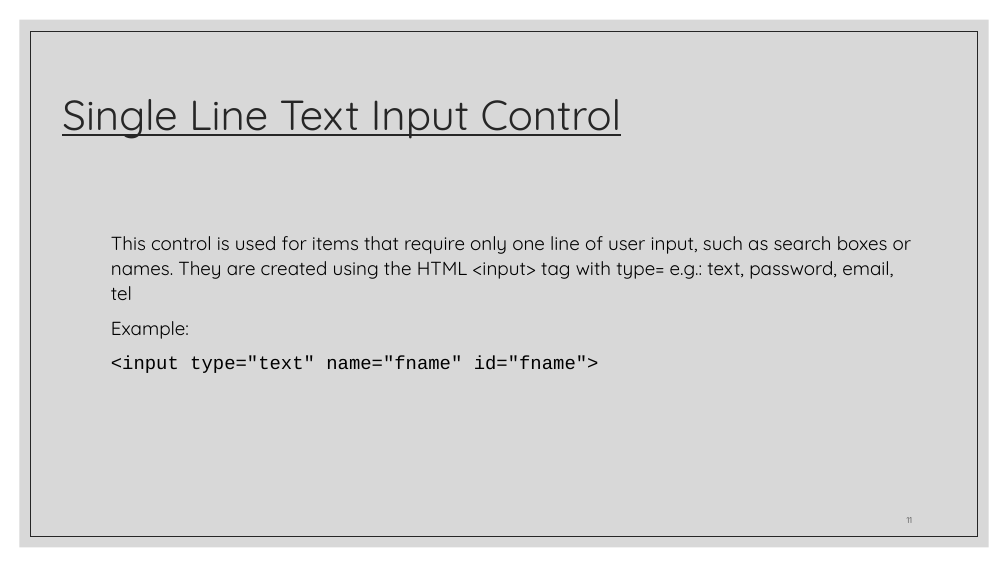
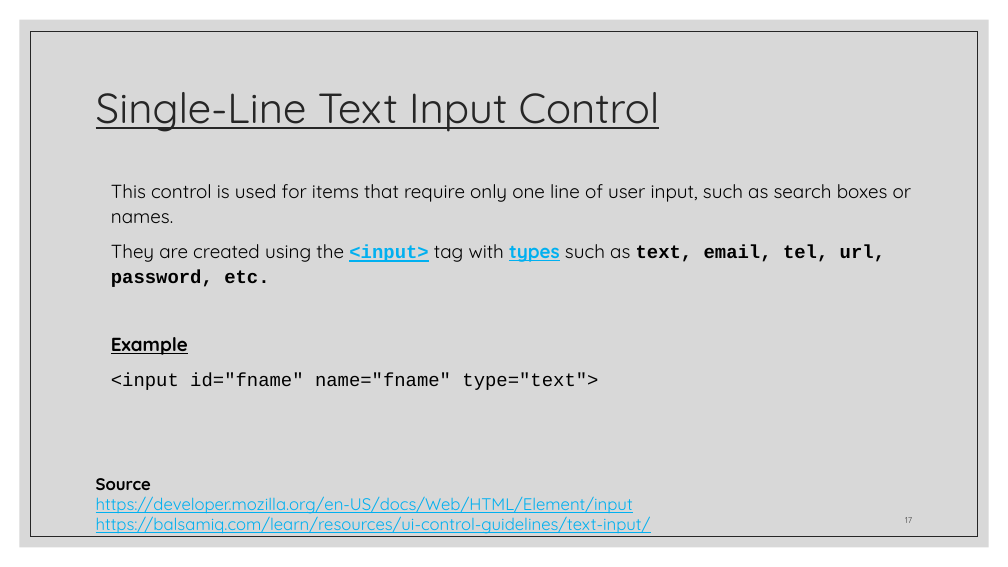
Before and after one commit to zackstotts/base-node-curriculum, a slide deck: slide 17 of unit_00/html_review/02 HTML Forms.pptx (slide 11 before the commit). Drawn at 1008x567 pixels with LibreOffice and Linux fonts; fonts in the diff are those of the drawing. Boxes give left, top, right and bottom in pixels: in the first picture for what was removed or moved away, otherwise in the second. Text is boxed around its words. In the diff, an @@ line names an element or a change of style, - is before the commit and + after.

Commit message:
Working on HTML form slides.

```diff
--- a/unit_00/html_review/02 HTML Forms.pptx
+++ b/unit_00/html_review/02 HTML Forms.pptx
@@ title at <box>96,92,660,132</box>: text changed @@
-Single Line Text Input Control
+Single-Line Text Input Control
@@ text at <box>111,184,912,390</box>: text changed @@
-This control is used for items that require only one line of user input, such as search boxes or names. They are created using the HTML <input> tag with type= e.g.: text, password, email, tel
-Example:
-<input type="text" name="fname" id="fname">
+This control is used for items that require only one line of user input, such as search boxes or names.
+They are created using the <input> tag with types such as text, email, tel, url, password, etc.
+Example
+<input id="fname" name="fname" type="text">
@@ text added at <box>96,478,651,534</box>, 16 pt, text #00B0F0, underline @@
+Source
+https://developer.mozilla.org/en-US/docs/Web/HTML/Element/input
+https://balsamiq.com/learn/resources/ui-control-guidelines/text-input/
@@ page number at <box>905,517,912,523</box>: text changed @@
-11
+17
```
Also in this commit, not shown: 18 other slides changed, 17 slides added, 3 slides removed, 1 other file.
